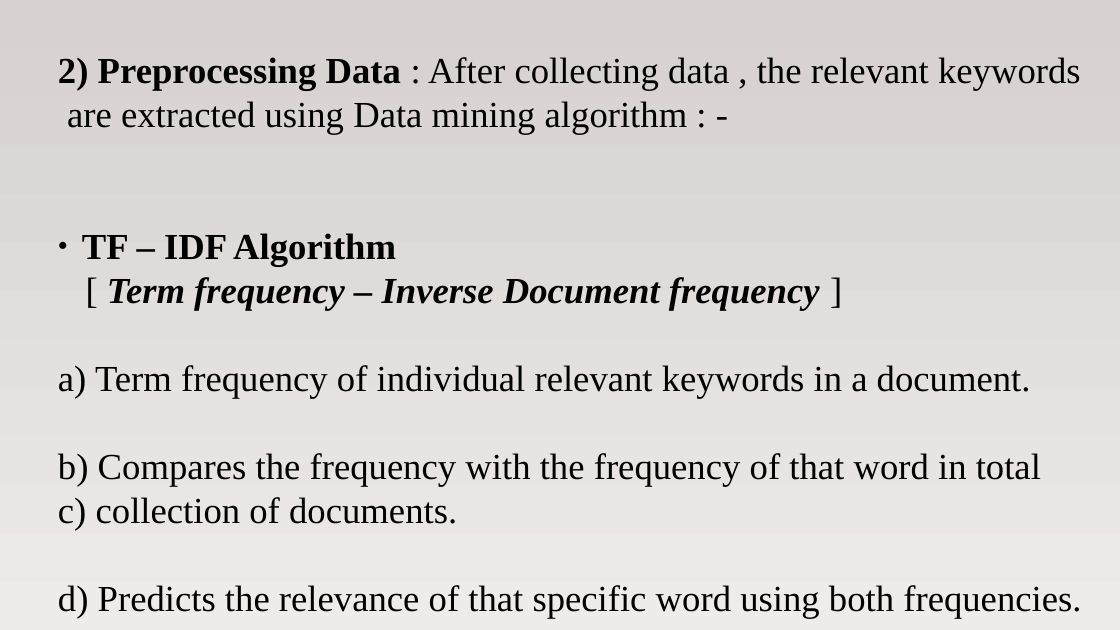
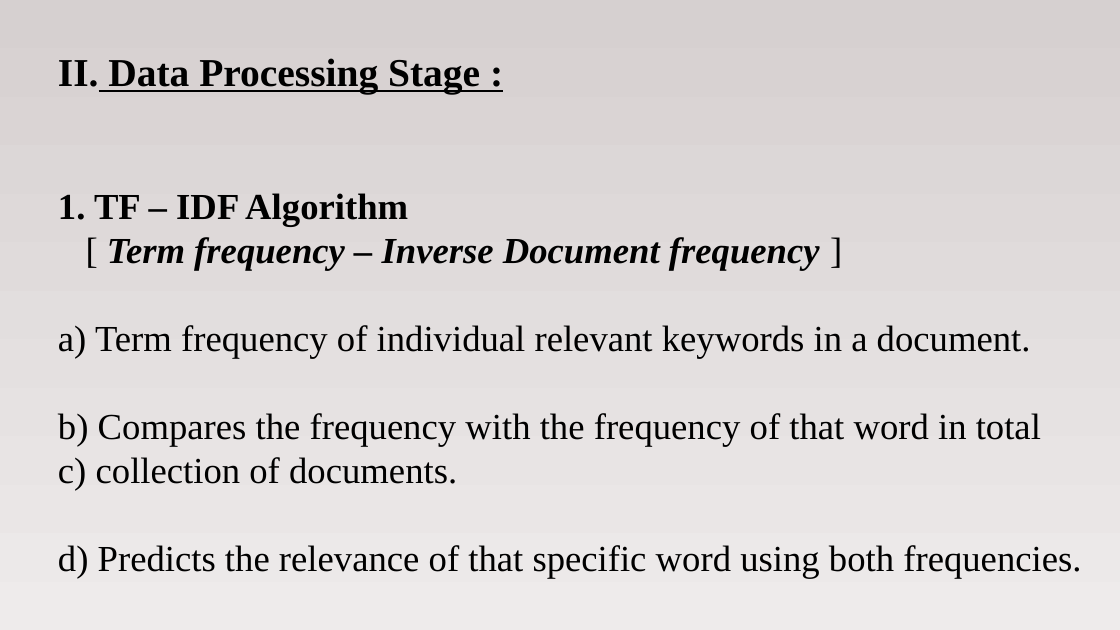
Before and after one commit to alfinwilliam/Sports-Match-Analysis-using-Social-Media-Mining, a slide deck: slide 14 of docs/projectppt.odp. Drawn at 1120x630 pixels with LibreOffice and Linux fonts; fonts in the diff are those of the drawing. Boxes give left, top, right and bottom in pixels: in the first picture for what was removed or moved away, otherwise in the second. Text is boxed around its words. In the diff, an @@ line names an element or a change of style, - is before the commit and + after.

```diff
--- a/docs/projectppt.odp
+++ b/docs/projectppt.odp
@@ text at (108,58,480,94): text changed; size 26 to 28 pt; bold on @@
-2) Preprocessing Data : After collecting data , the relevant keywords
-are extracted using Data mining algorithm : -
+II. Data Processing Stage :
@@ text at (94,193,408,227): bullet ● to 1. @@
```
Also in this commit, not shown: 3 other slides changed, 1 slide added, 1 other file.
